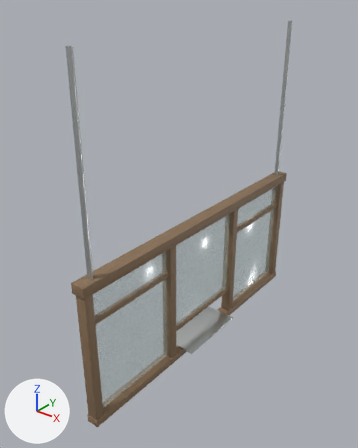
The FBX model Prototype/Assets/CTCC/Art/Meshes/CTCC_ENV_ReceptionPartition.fbx, before and after one commit.
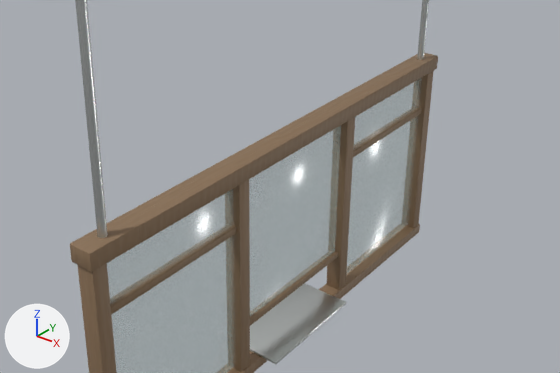
Each version is shown whole from a camera (50 mm lens) standing at (2.06, -2.88, 2.8) and looking at (-0.11, -0.17, 1.12), then close up on the part from 8% to 100% of the width and 31% to 80% of the height. Lighting does not change. The marker at lower left points along +X, +Y and +Z. The last two pictures show the newer version. Objects named as collision shapes, trigger or cutter boxes, shadow casters or lower levels of detail are left out.

Objects in the first close-up: 'CTCC_ENV_ReceptionPartition_LOD0'.
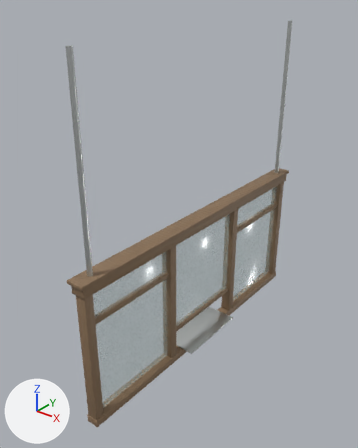
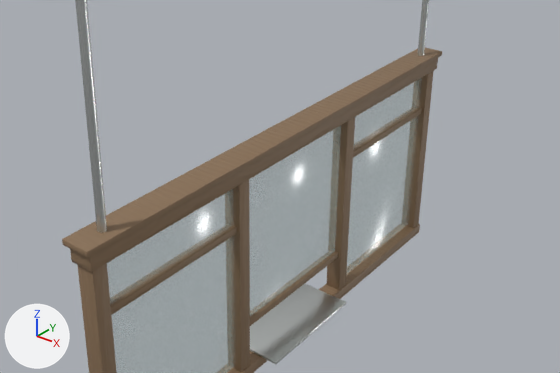
Edits to the bpy script that builds the scene:
```text
Change me_cube:
    used by ob_ctcc_env_receptionpartition_lod0; location = (0.0, 0.0, 0.0)
    remove me_cube.from_pydata(...)  # 768 vertices, 726 faces; spans x -0.14..0.14, y -1.29..1.29, z 0.0..2.52
    add me_cube.from_pydata(...)  # 824 vertices, 780 faces; spans x -0.14..0.14, y -1.31..1.31, z 0.0..2.52
    me_cube part 1: the loose piece of 56 vertices spanning x -0.05..0.05, y -1.29..1.29, z 1.08..1.16 is copied, and the copy is scaled about its middle by (1.26, 1.02, 0.294), then moved by (0.0, 0.0, 0.05); it spans x -0.07..0.07, y -1.31..1.31, z 1.16..1.18
    other edits to the shape of me_cube do not show in these pictures
```

Boxes (x1, y1, x2, y2) around the edits, measured in the close-ups (560 x 373 px):
'CTCC_ENV_ReceptionPartition_LOD0', reshaped
    before: (70, 0, 438, 373)
    after: (62, 0, 442, 373)
part 1 of me_cube, added
    after: (62, 47, 442, 257)
